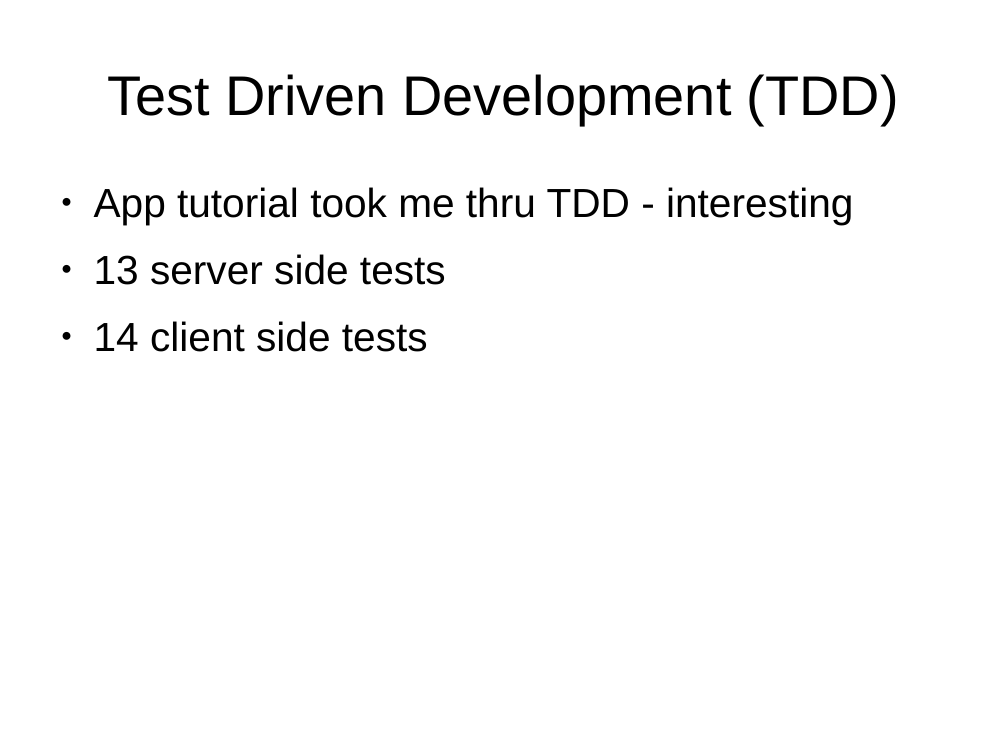
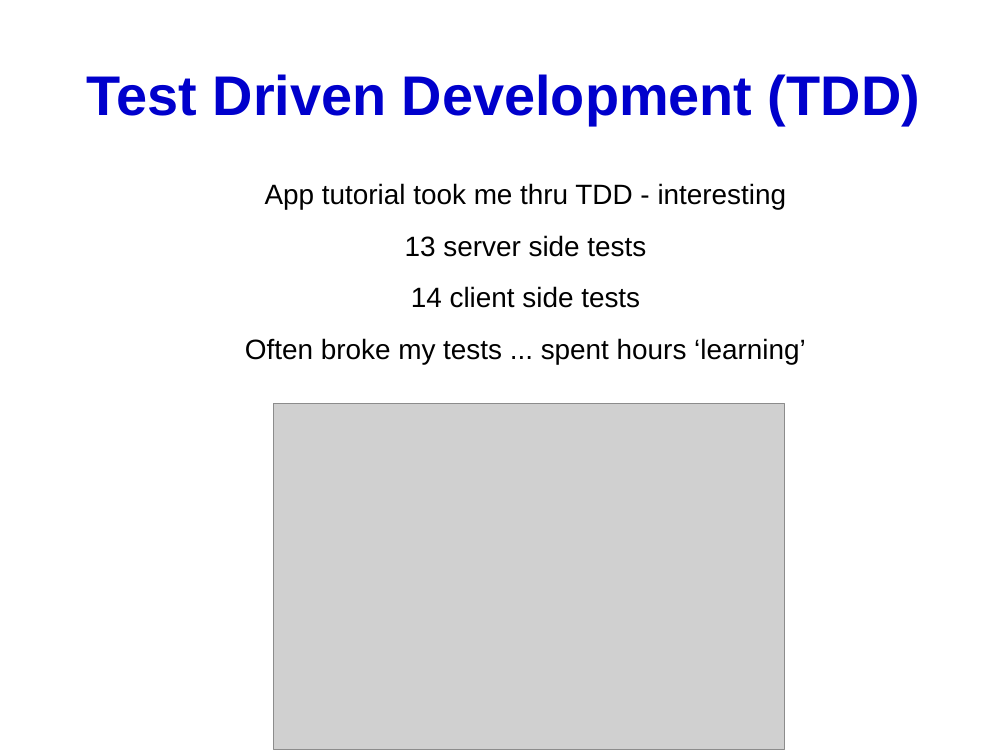
Before and after one commit to richardjohns/socketclienttest, a slide deck: slide 12 of Presentation.odp (slide 7 before the commit). Drawn at 1008x756 pixels with LibreOffice and Linux fonts; fonts in the diff are those of the drawing; grey boxes stand for pictures. Boxes give left, top, right and bottom in pixels: in the first picture for what was removed or moved away, otherwise in the second. Text is boxed around its words. In the diff, an @@ line names an element or a change of style, - is before the commit and + after.

```diff
--- a/Presentation.odp
+++ b/Presentation.odp
@@ title "Test Driven Development (TDD)" at box(87, 74, 920, 125): text colour #000000 to #0000CC, bold on @@
@@ text at box(265, 183, 787, 308): size 32 to 22 pt in "App tutorial took me thru TDD - ...", "13 server side tests", "14 client side tests"; alignment left to centre; bullet ● to none @@
@@ text at box(245, 338, 806, 364): paragraph added @@
+Often broke my tests ... spent hours ‘learning’
@@ picture added at box(273, 403, 785, 750) @@
```
Also in this commit, not shown: 6 other slides changed, 6 slides added, 16 other files.
